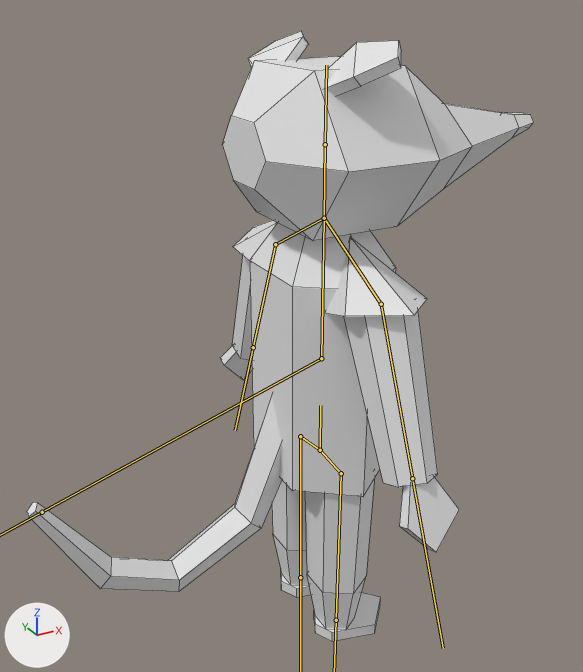
A saved change to the FBX model Assets/Models/Characters/opossum.fbx.
Camera for both pictures: a 50 mm lens placed at (-3.57, -5.9, 6.18), pointed at (-0.26, 0.13, 3.17). The lights are fixed; the arrows at lower left show +X, +Y and +Z. The bones that bend it are drawn over the model as lines. Mesh edges are drawn as thin lines.

The first picture shows 'Opossum'.
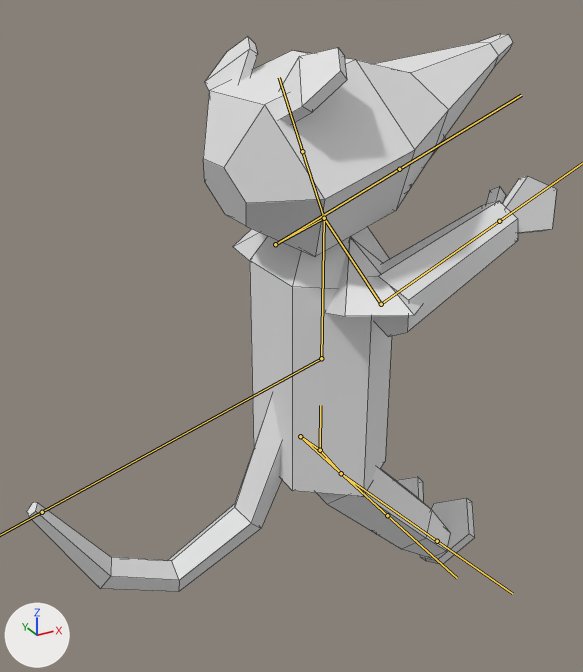
The newer file adds an action. The first version stands in its rest pose; the second is drawn at frame 11 of the action 'Armature|03_Climb'.

Location of each change, (x1, y1, x2, y2) in pixels of the pictures (583 x 672 px):
'Opossum', posed (9% shorter): before (27, 31, 534, 642); after (27, 34, 557, 591)
bone 'Head', root to tip: before (324, 218) to (325, 144); after (324, 218) to (302, 151)
bone 'Arm L', root to tip: before (275, 244) to (253, 347); after (275, 244) to (399, 169)
bone 'Arm R', root to tip: before (381, 304) to (412, 478); after (381, 304) to (499, 221)
bone 'Leg L', root to tip: before (300, 436) to (300, 577); after (300, 436) to (387, 515)
bone 'Leg R', root to tip: before (341, 473) to (336, 620); after (341, 473) to (437, 541)

The change, as a diff of the scene's bpy script:
```diff
--- a/Assets/Models/Characters/opossum.fbx.py
+++ b/Assets/Models/Characters/opossum.fbx.py
@@ bone_head @@
 bone_head = bpy.data.objects['Armature'].pose.bones['Head']  # child of 'Chest'
-bone_head.rotation_quaternion = (1.0, 0.0, 0.0, 0.0)  # degrees (0, 0, 0)
+bone_head.rotation_quaternion = (0.985, 0.0, 0.0, 0.174)  # degrees (0, 0, 20)
@@ bone_arm_l @@
 bone_arm_l = bpy.data.objects['Armature'].pose.bones['Arm L']  # child of 'Shoulder L'
-bone_arm_l.rotation_quaternion = (1.0, 0.0, 0.0, 0.0)  # degrees (0, 0, 0)
+bone_arm_l.rotation_quaternion = (0.5, 0.0, 0.0, -0.866)  # degrees (0, 0, -120)
@@ bone_arm_r @@
 bone_arm_r = bpy.data.objects['Armature'].pose.bones['Arm R']  # child of 'Shoulder R'
-bone_arm_r.rotation_quaternion = (1.0, 0.0, 0.0, 0.0)  # degrees (0, 0, 0)
+bone_arm_r.rotation_quaternion = (0.574, 0.0, 0.0, -0.819)  # degrees (0, 0, -110)
@@ bone_leg_l @@
 bone_leg_l = bpy.data.objects['Armature'].pose.bones['Leg L']  # child of 'Hip L'
-bone_leg_l.rotation_quaternion = (1.0, 0.0, 0.0, 0.0)  # degrees (0, 0, 0)
+bone_leg_l.rotation_quaternion = (0.94, 0.002, -0.001, -0.342)  # degrees (0, 0, -40)
@@ bone_leg_r @@
 bone_leg_r = bpy.data.objects['Armature'].pose.bones['Leg R']  # child of 'Hip R'
-bone_leg_r.rotation_quaternion = (1.0, 0.0, 0.0, 0.0)  # degrees (0, 0, 0)
+bone_leg_r.rotation_quaternion = (0.924, 0.001, 0.0, -0.383)  # degrees (0, 0, -45)
```
